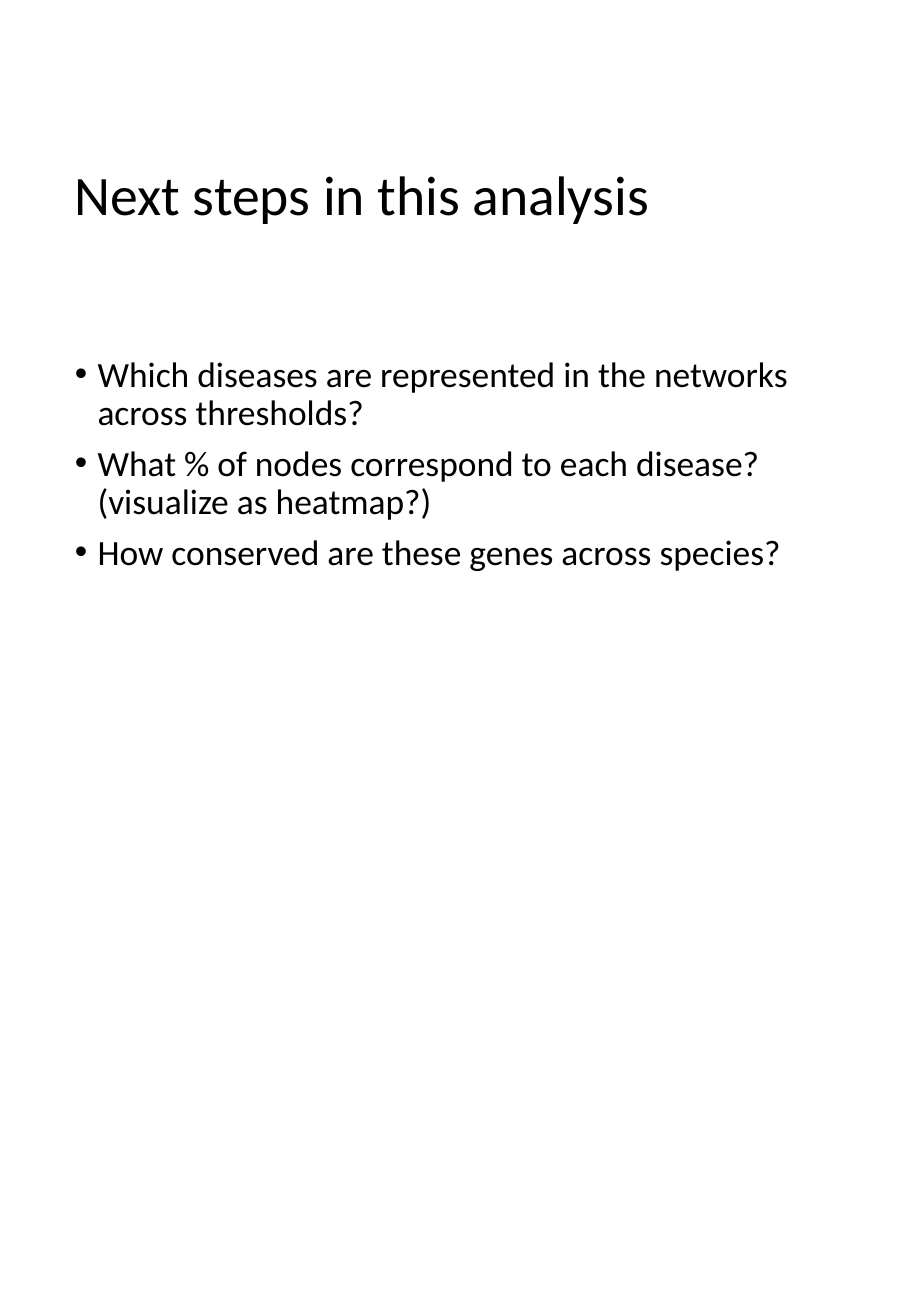
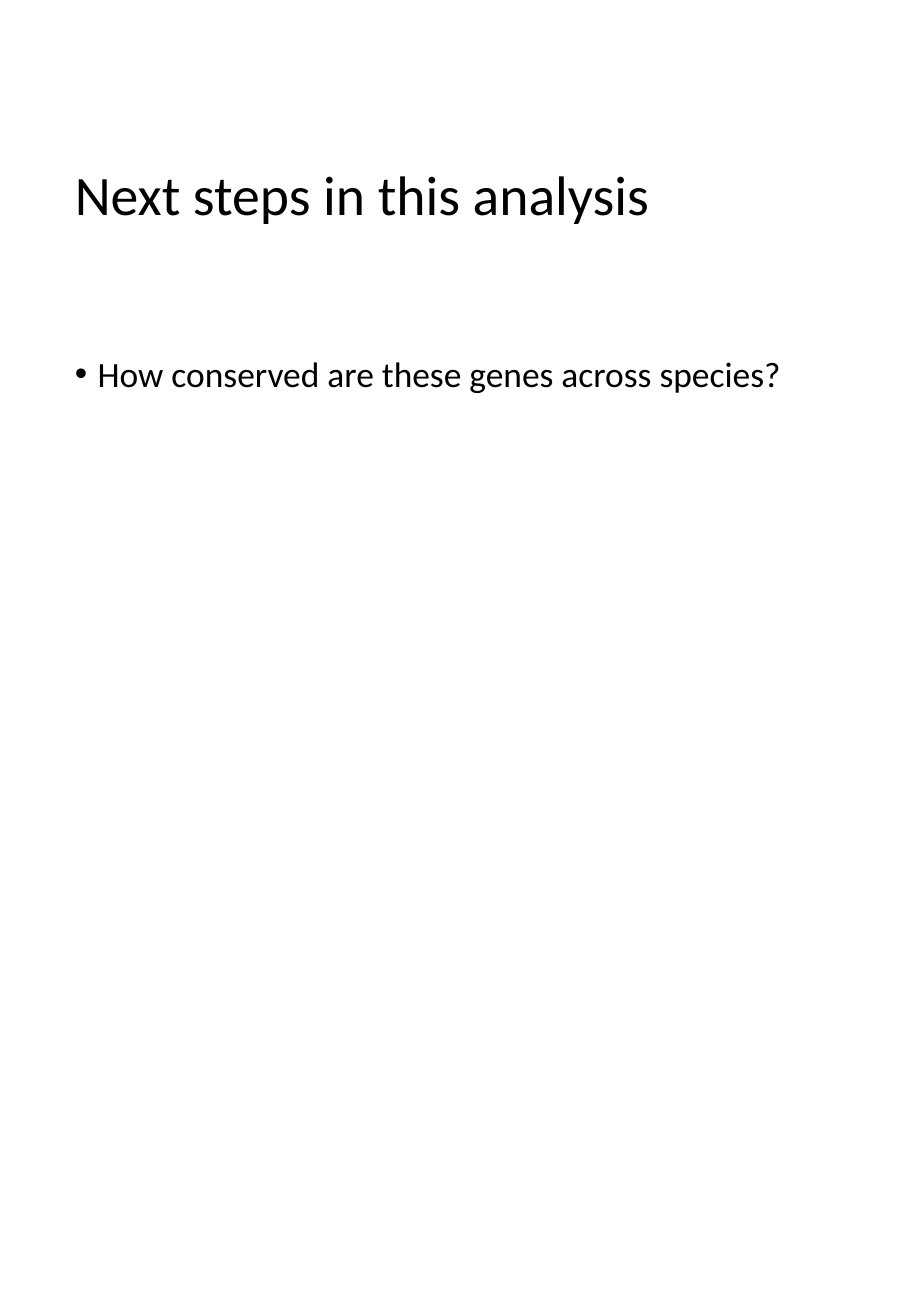
Before and after one commit to mgrantpeters/LR_project, a slide deck: slide 10 of plots/Summary_project.pptx (slide 6 before the commit). Drawn at 911x1316 pixels with LibreOffice and Linux fonts; fonts in the diff are those of the drawing. Boxes give left, top, right and bottom in pixels: in the first picture for what was removed or moved away, otherwise in the second. Text is boxed around its words. In the diff, an @@ line names an element or a change of style, - is before the commit and + after.

```diff
--- a/plots/Summary_project.pptx
+++ b/plots/Summary_project.pptx
@@ text at [98, 362, 788, 520]: paragraphs removed @@
-• Which diseases are represented in the networks across thresholds?
-• What % of nodes correspond to each disease? (visualize as heatmap?)
```
Also in this commit, not shown: 1 other slide changed, 8 slides added, 4 slides removed, 10 other files.
